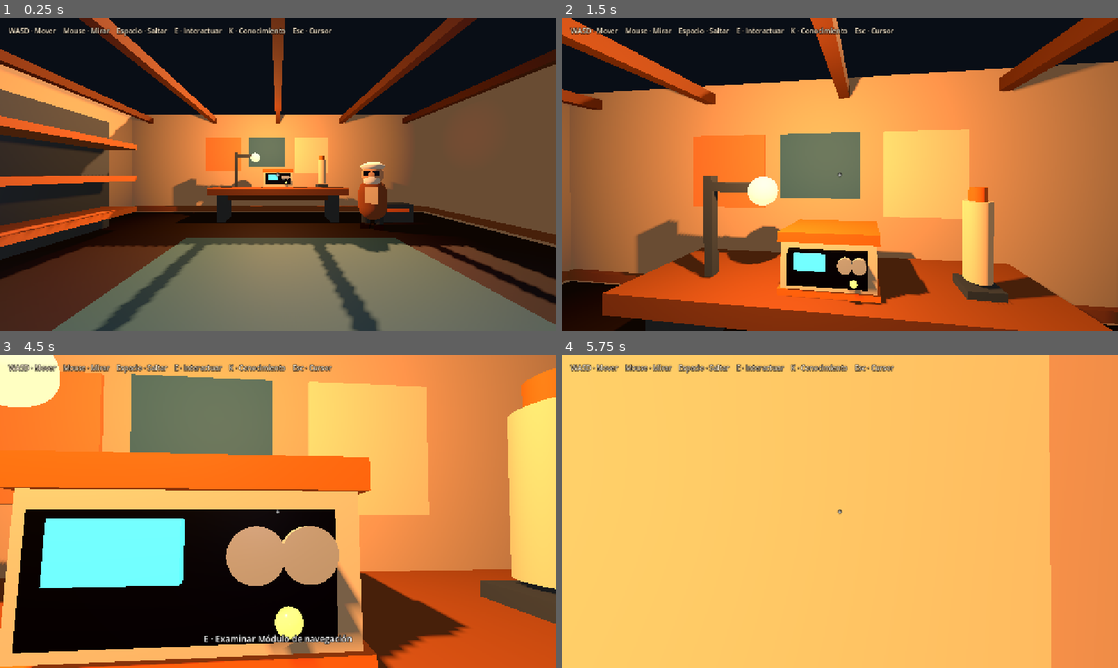
Above: before the commit, frames 1-4 (two rows, left to right).
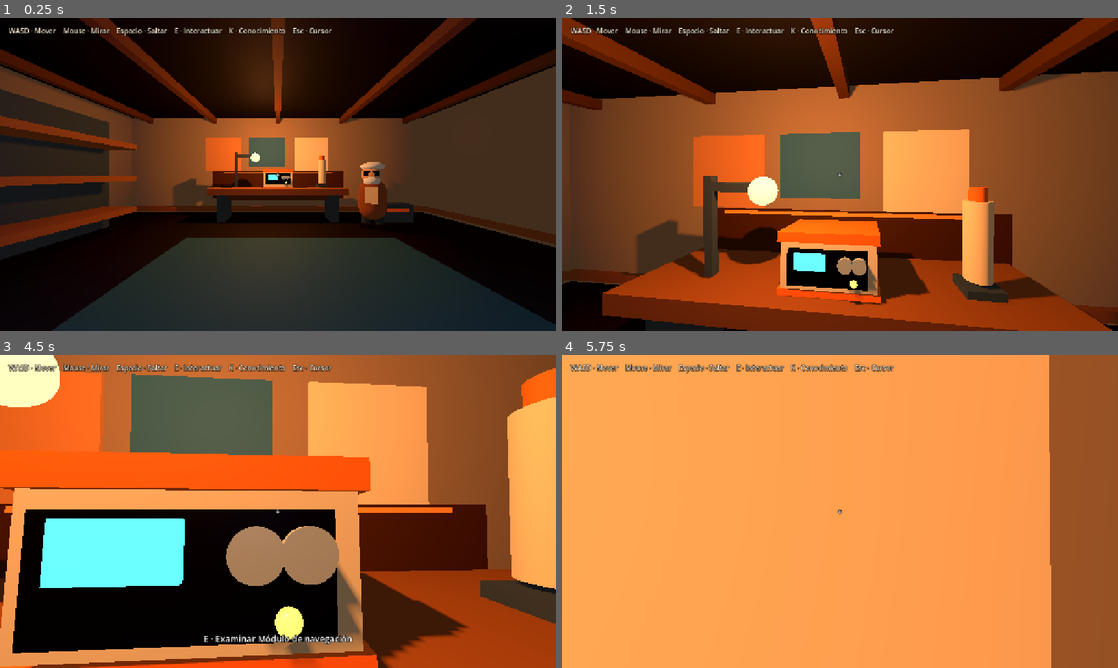
Above: after the commit, the same moments.

Repository: IDozy/starlightlegacy
Game: Godot game, scene res://scenes/main/main.tscn
The game is run twice, just before and just after one commit, with the same random seed, the same clock (stepped at 60 frames per second) and the same inputs.
Inputs (mouse positions are in pixels of both pictures, inside the frame that each line leads up to):
- Up to frame 1 (0.25 s): no input
- Up to frame 2 (1.5 s): tap Enter at 0.5, 1.35 s; move the mouse to (867, 174) at 0.52 s; hold W from 0.53 s (still down); tap E at 0.6 s; click (867, 174) at 0.67 s; tap Space at 0.77 s; move the mouse to (812, 174) at 1.27 s
- Up to frame 3 (4.5 s): keep holding W; tap Space at 1.52, 2.75, 3.02, 3.77, 4.25 s; move the mouse to (289, 505) at 2.02 s; tap K at 2.1, 4.35 s; move the mouse to (272, 517) at 2.77 s; tap E at 2.85 s; click (272, 517) at 2.92 s; tap Enter at 3.5, 3.6 s; move the mouse to (316, 514) at 3.52 s; move the mouse to (233, 508) at 4.27 s
- Up to frame 4 (5.75 s): keep holding W; tap Space at 4.52 s; move the mouse to (845, 511) at 5.02 s; tap E at 5.1 s; click (845, 511) at 5.17 s

The runs differ from the first frame. In frame 1, 61% of the frame differs, in the area x 0-100%, y 0-100%; in frame 2, 75%; in frame 3, 63%; in frame 4, 99%.

Commit message:
style: balance workshop lighting and depth

Diff:
--- a/levels/workshop/workshop.gd
+++ b/levels/workshop/workshop.gd
@@ -3,8 +3,8 @@
 const INSPECTABLE_OBJECT := preload("res://systems/interaction/inspectable_object.tscn")
 const GRANDFATHER := preload("res://systems/dialogue/grandfather_placeholder.tscn")
 
-const FLOOR_COLOR := Color(0.13, 0.10, 0.085)
-const WALL_COLOR := Color(0.72, 0.62, 0.49)
+const FLOOR_COLOR := Color(0.095, 0.075, 0.065)
+const WALL_COLOR := Color(0.56, 0.46, 0.36)
 const WOOD_COLOR := Color(0.34, 0.19, 0.10)
 const WOOD_LIGHT_COLOR := Color(0.50, 0.29, 0.15)
 const METAL_COLOR := Color(0.20, 0.25, 0.29)
@@ -31,7 +31,7 @@
 	environment.background_color = NIGHT_BLUE
 	environment.ambient_light_source = Environment.AMBIENT_SOURCE_COLOR
 	environment.ambient_light_color = Color(0.72, 0.62, 0.55)
-	environment.ambient_light_energy = 0.62
+	environment.ambient_light_energy = 0.42
 	world_environment.environment = environment
 	add_child(world_environment)
 
@@ -39,7 +39,7 @@
 	sunset_light.name = "SunsetLight"
 	sunset_light.rotation_degrees = Vector3(-42.0, 155.0, 0.0)
 	sunset_light.light_color = Color(1.0, 0.70, 0.46)
-	sunset_light.light_energy = 1.25
+	sunset_light.light_energy = 0.78
 	sunset_light.shadow_enabled = true
 	add_child(sunset_light)
 
@@ -47,7 +47,7 @@
 	bench_light.name = "BenchWarmLight"
 	bench_light.position = Vector3(-0.4, 2.75, -2.9)
 	bench_light.omni_range = 6.5
-	bench_light.light_energy = 3.1
+	bench_light.light_energy = 1.9
 	bench_light.light_color = Color(1.0, 0.58, 0.28)
 	bench_light.shadow_enabled = true
 	add_child(bench_light)
@@ -56,7 +56,7 @@
 	window_fill.name = "WindowFill"
 	window_fill.position = Vector3(0.0, 2.5, 4.3)
 	window_fill.omni_range = 8.0
-	window_fill.light_energy = 2.0
+	window_fill.light_energy = 1.15
 	window_fill.light_color = Color(0.53, 0.67, 1.0)
 	add_child(window_fill)
 
@@ -66,6 +66,9 @@
 	_create_box("BackWall", Vector3(0.0, 2.0, -5.0), Vector3(12.0, 4.0, 0.2), WALL_COLOR)
 	_create_box("LeftWall", Vector3(-6.0, 2.0, 0.0), Vector3(0.2, 4.0, 10.0), WALL_COLOR)
 	_create_box("RightWall", Vector3(6.0, 2.0, 0.0), Vector3(0.2, 4.0, 10.0), WALL_COLOR)
+
+	# Dark warm roof panel prevents the ceiling from reading as an empty black void.
+	_create_box("Ceiling", Vector3(0.0, 3.92, 0.0), Vector3(12.0, 0.12, 10.0), Color(0.075, 0.052, 0.045), false)
 
 	# A wide front opening frames the sunset and gives the workshop a calm, airy feel.
 	_create_box("FrontWallLeft", Vector3(-4.35, 2.0, 5.0), Vector3(3.3, 4.0, 0.2), WALL_COLOR)
@@ -117,6 +120,10 @@
 	_create_box("PosterWarm", Vector3(-2.2, 2.35, -4.86), Vector3(1.45, 1.35, 0.04), Color(0.77, 0.49, 0.28), false)
 	_create_box("PosterBlue", Vector3(-0.45, 2.45, -4.86), Vector3(1.45, 1.15, 0.04), Color(0.20, 0.39, 0.49), false)
 	_create_box("PosterCream", Vector3(1.35, 2.30, -4.86), Vector3(1.35, 1.45, 0.04), CREAM_COLOR, false)
+
+	# Warm trim behind the bench adds depth and separates furniture from the wall.
+	_create_box("BenchBackGlow", Vector3(0.0, 1.15, -4.76), Vector3(5.2, 1.05, 0.035), Color(0.26, 0.14, 0.085), false)
+	_create_box("BenchAccentLine", Vector3(0.0, 1.62, -4.72), Vector3(4.35, 0.055, 0.04), ORANGE_COLOR, false, 0.55)
 
 	# Stylized desk lamp with a warm emissive bulb.
 	_create_box("LampStem", Vector3(-1.40, 1.72, -3.45), Vector3(0.10, 1.15, 0.10), METAL_COLOR, false)
